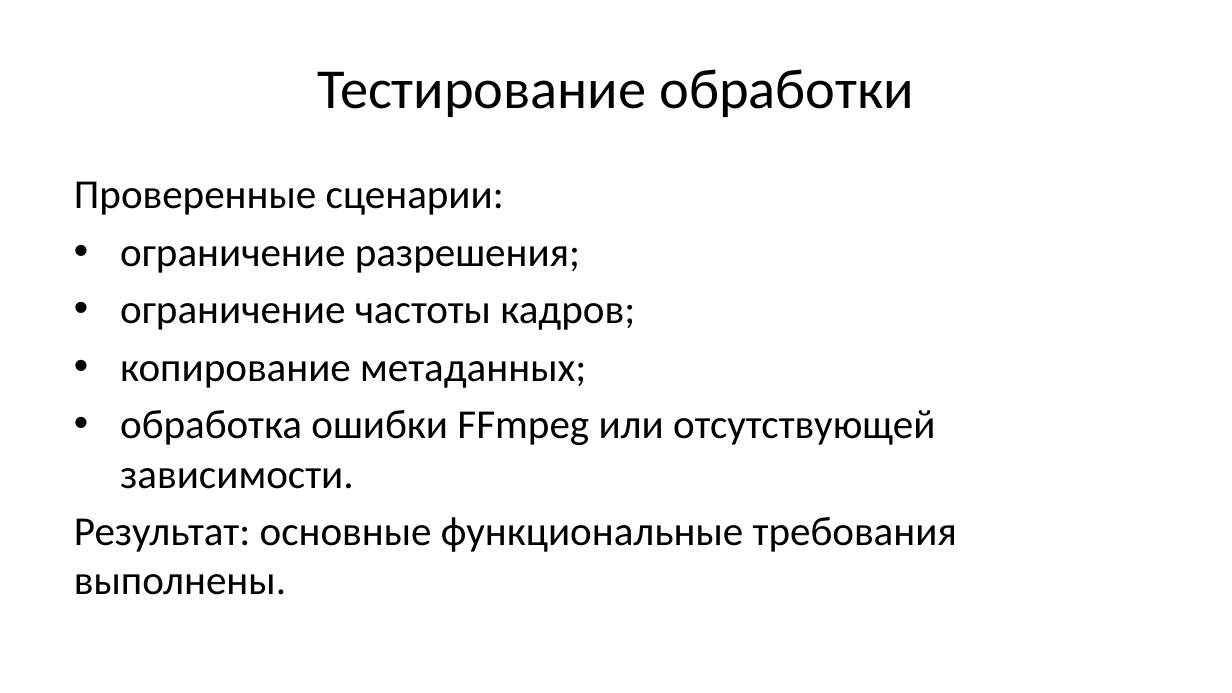
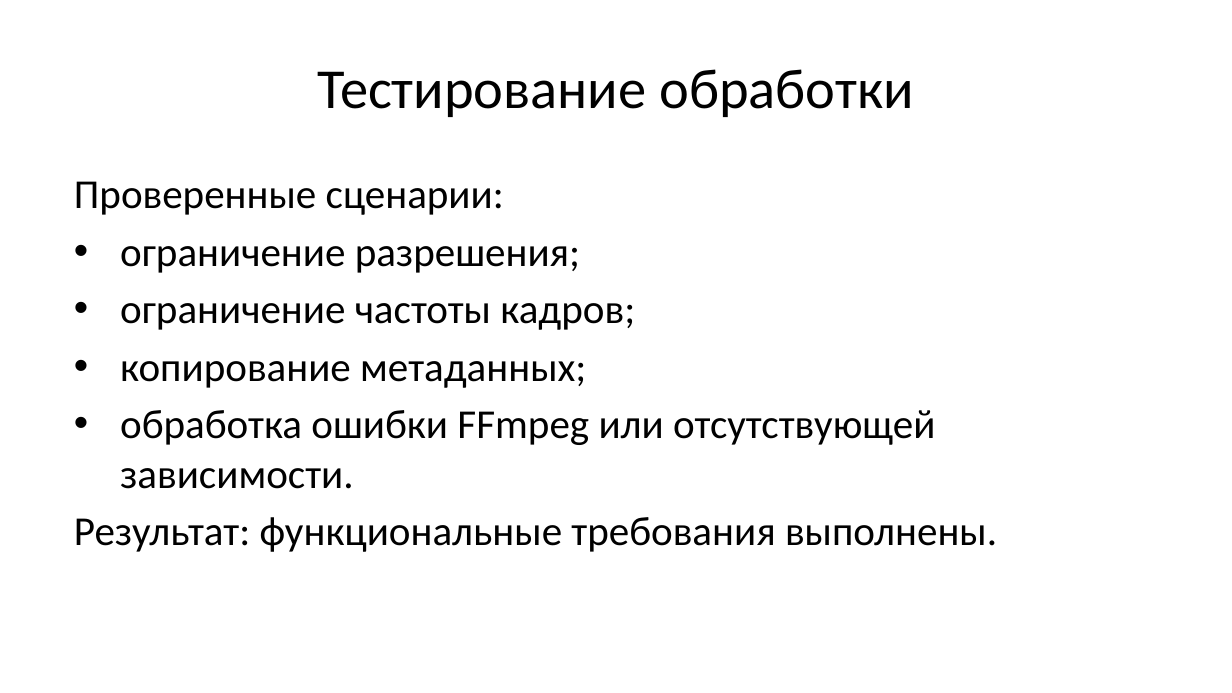
Before and after one commit to Wool5443/Study-data, a slide deck: slide 13 of Programming/Project/presentation/floppy-defense.odp (slide 15 before the commit). Drawn at 1232x693 pixels with LibreOffice and Linux fonts; fonts in the diff are those of the drawing. Boxes give left, top, right and bottom in pixels: in the first picture for what was removed or moved away, otherwise in the second. Text is boxed around its words. In the diff, an @@ line names an element or a change of style, - is before the commit and + after.

```diff
--- a/Programming/Project/presentation/floppy-defense.odp
+++ b/Programming/Project/presentation/floppy-defense.odp
@@ text at [74,517,997,552]: text changed @@
-Результат: основные функциональные требования выполнены.
+Результат: функциональные требования выполнены.
```
Also in this commit, not shown: 13 other slides changed, 4 slides removed, 3 other files.
